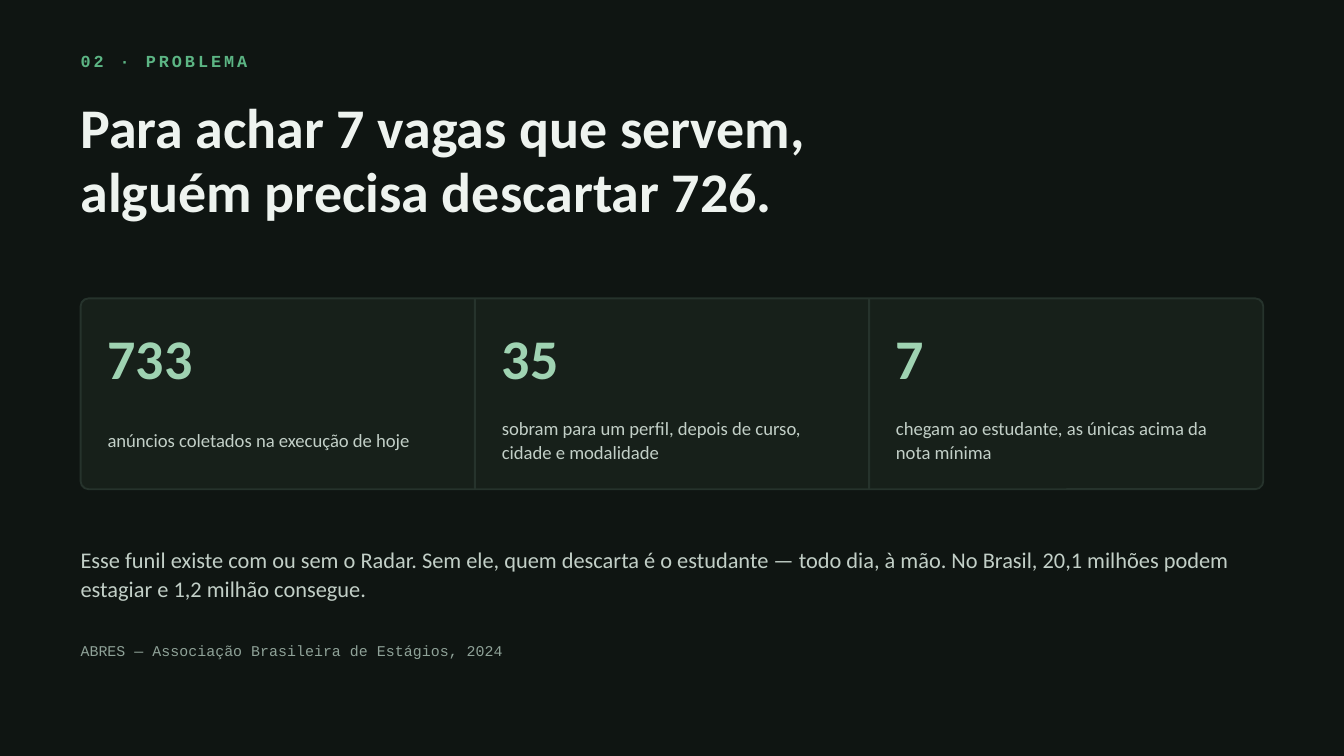
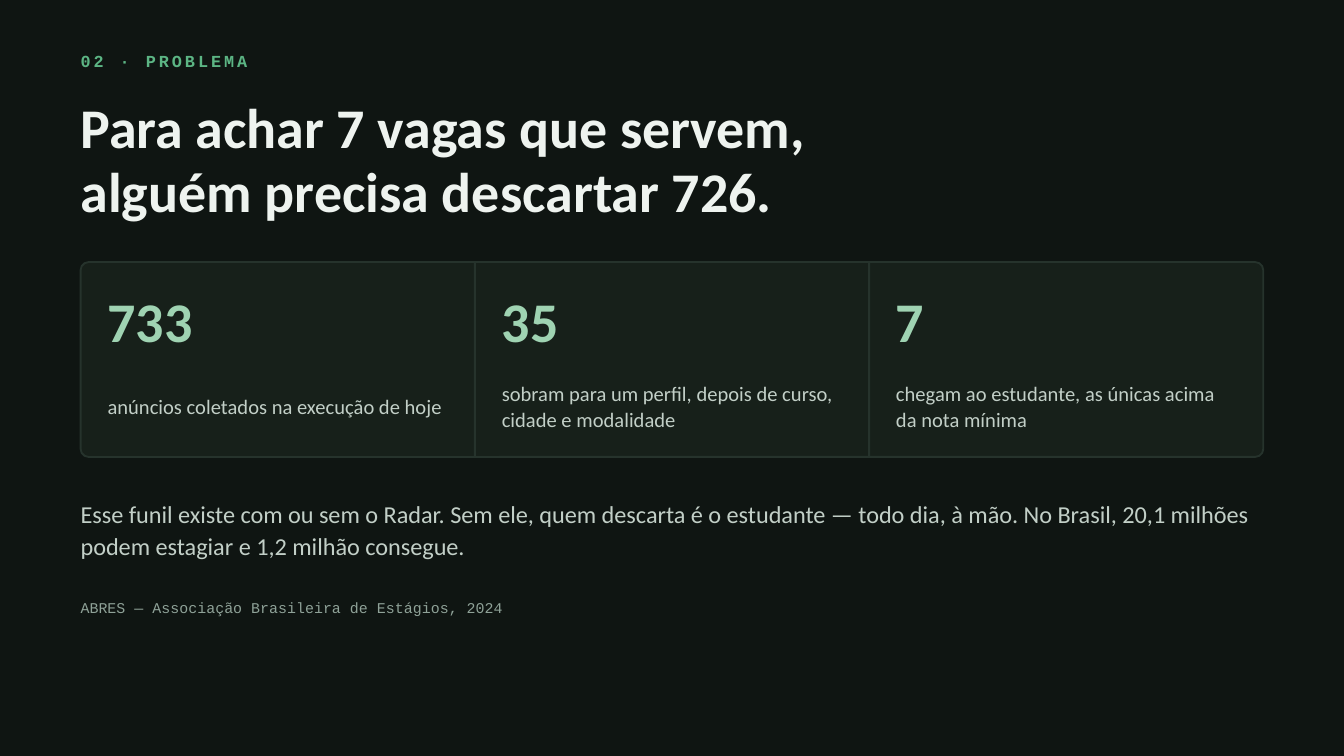
Before and after one commit to RadarEstagio/RadarEstagio, a slide deck: slide 2 of apresentacao/radar-de-estagio-pit.pptx. Drawn at 1344x756 pixels with LibreOffice and Linux fonts; fonts in the diff are those of the drawing. Boxes give left, top, right and bottom in pixels: in the first picture for what was removed or moved away, otherwise in the second. Text is boxed around its words. In the diff, an @@ line names an element or a change of style, - is before the commit and + after.

```diff
--- a/apresentacao/radar-de-estagio-pit.pptx
+++ b/apresentacao/radar-de-estagio-pit.pptx
@@ rounded rectangle: place and size @@
-rounded rectangle at bbox=[81, 298, 1263, 489]
+rounded rectangle at bbox=[81, 262, 1263, 457]
@@ rounded rectangle at bbox=[81, 262, 1263, 457]: proportions changed @@
@@ line moved from (474, 298) - (474, 489) to (474, 262) - (474, 457) @@
@@ line moved from (870, 298) - (870, 489) to (870, 262) - (870, 457) @@
@@ 3 texts: place and size @@
-3 texts at bbox=[108, 342, 924, 380]
+3 texts at bbox=[108, 305, 924, 343]
@@ size 10 to 11 pt in 3 elements at bbox=[502, 386, 832, 427], bbox=[896, 386, 1214, 427], bbox=[108, 399, 442, 418] @@
@@ text "anúncios coletados na execução de ...": place and size @@
-text "anúncios coletados na execução de ..." at bbox=[108, 434, 409, 450]
+text "anúncios coletados na execução de ..." at bbox=[108, 399, 442, 418]
@@ text "sobram para um perfil, depois ...": place and size @@
-text "sobram para um perfil, depois ..." at bbox=[502, 422, 800, 459]
+text "sobram para um perfil, depois ..." at bbox=[502, 386, 832, 427]
@@ text "chegam ao estudante, as únicas ...": place and size @@
-text "chegam ao estudante, as únicas ..." at bbox=[896, 422, 1207, 459]
+text "chegam ao estudante, as únicas ..." at bbox=[896, 386, 1214, 427]
@@ text "Esse funil existe com ou ...": place and size @@
-text "Esse funil existe com ou ..." at bbox=[81, 552, 1228, 601]
+text "Esse funil existe com ou ..." at bbox=[81, 506, 1248, 559]
@@ text "Esse funil existe com ou ..." at bbox=[81, 506, 1248, 559]: size 12 to 13 pt @@
@@ text "ABRES — Associação Brasileira de ...": place and size @@
-text "ABRES — Associação Brasileira de ..." at bbox=[81, 645, 503, 659]
+text "ABRES — Associação Brasileira de ..." at bbox=[81, 602, 503, 616]
```
Also in this commit, not shown: 9 other slides changed, 1 other file.
